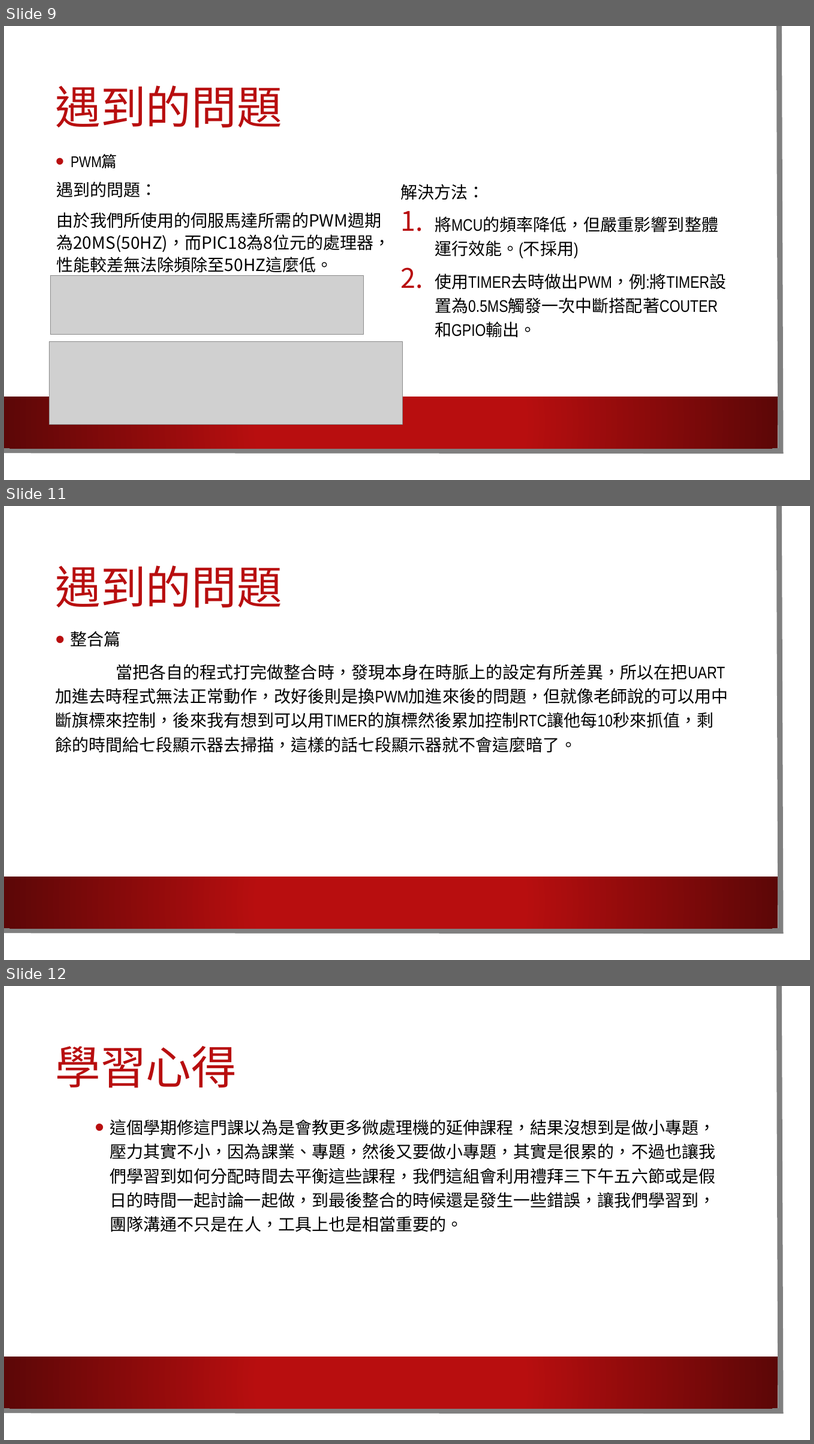
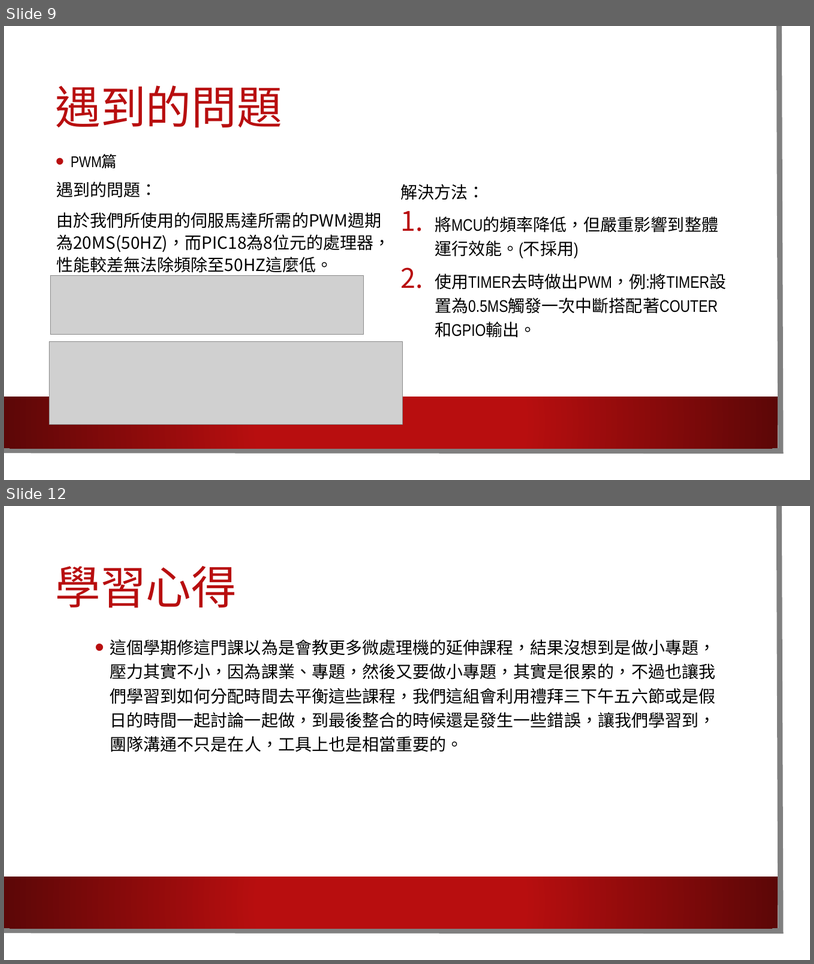
Before and after one commit to auto-breakfast/-, a slide deck: doc/Final report(auto_breakfast).pptx. Shown one above the other, each under a label of ours: slides 9, 11 and 12 before the commit, slides 9 and 12 after it; the slides between them are not shown. The pictures are 814x1444 and 814x964 pixels, drawn with LibreOffice and Linux fonts; fonts in the diff are those of the drawing; grey boxes stand for pictures; background and template pictures are left out. Boxes give left, top, right and bottom in pixels: in the first picture for what was removed or moved away, otherwise in the second. Text is boxed around its words. In the diff, an @@ line names an element or a change of style, - is before the commit and + after.

```diff
--- a/doc/Final report(auto_breakfast).pptx
+++ b/doc/Final report(auto_breakfast).pptx
@@ slide 11 removed at box(4, 506, 810, 960), background picture (left out); not listed: 3 template elements that a slide beside it also shows @@
@@ title removed at box(56, 565, 282, 607) @@
-遇到的問題
@@ text removed at box(56, 631, 729, 753) @@
-• 整合篇
-當把各自的程式打完做整合時，發現本身在時脈上的設定有所差異，所以在把UART加進去時程式無法正常動作，改好後則是換PWM加進來後的問題，但就像老師說的可以用中斷旗標來控制，後來我有想到可以用TIMER的旗標然後累加控制RTC讓他每10秒來抓值，剩餘的時間給七段顯示器去掃描，這樣的話七段顯示器就不會這麼暗了。
```
Also in this commit, not shown: 2 slides changed, 1 slide added.
